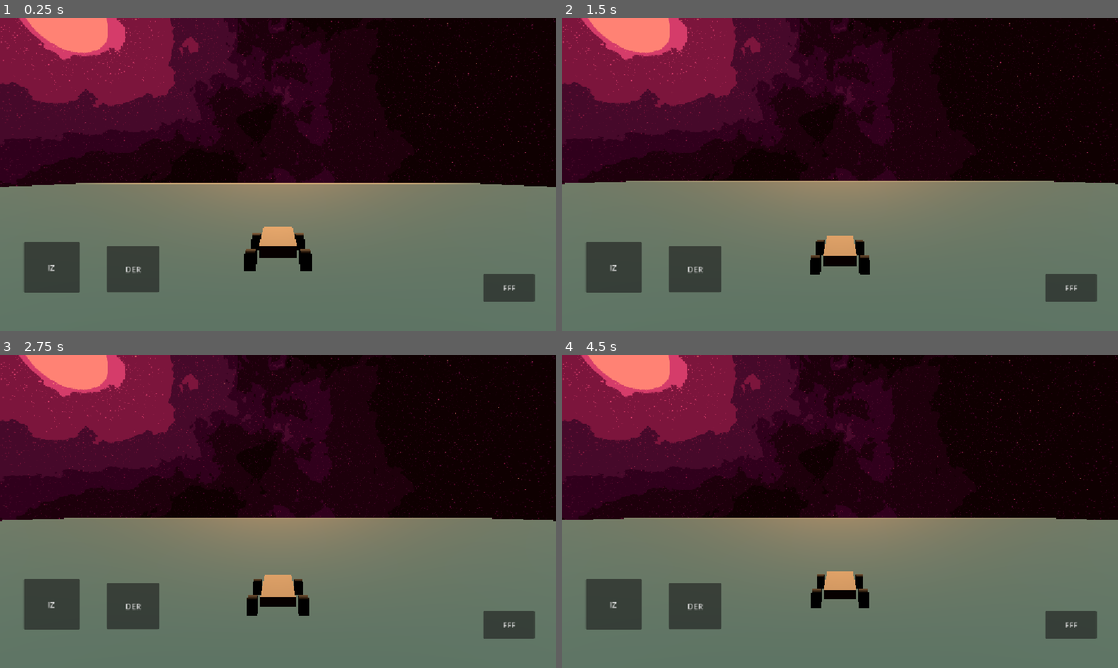
Above: before the commit, frames 1-4 (two rows, left to right).
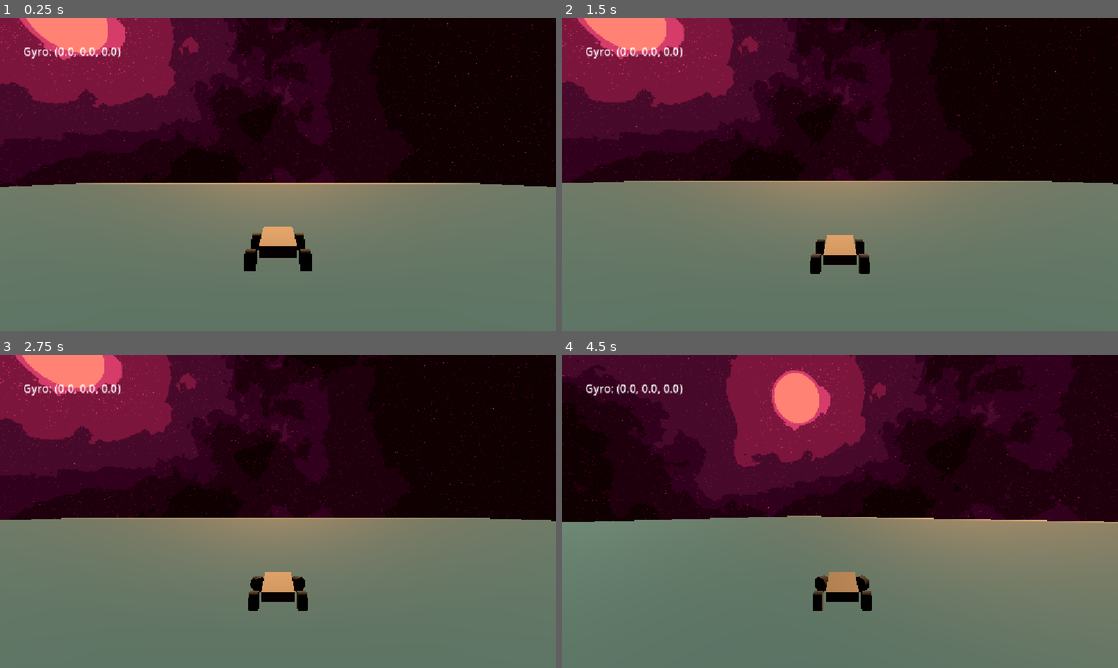
Above: after the commit, the same moments.

Repository: Pablo7776/vehicle-arena
Game: Godot game, scene res://scenes/main/main.tscn
Two runs of this game, one before a commit and one after it. Both use one fixed random seed, a clock stepped at 60 frames per second and the inputs below. The engine's default icon, where the game draws it, is replaced by a stand-in: a white triangle on a blue panel in a dark square.
Inputs:
- Up to frame 1 (0.25 s): no input
- Up to frame 2 (1.5 s): hold D (steer_right) 0.53-1.28 s; hold S (brake) from 1.28 s (still down)
- Up to frame 3 (2.75 s): release S (brake) at 2.03 s; hold D (steer_right) from 2.03 s (still down)
- Up to frame 4 (4.5 s): release D (steer_right) at 2.78 s; hold W (accelerate) 2.78-3.53 s; hold A (steer_left) from 3.53 s (still down)

The runs differ from the first frame. In frame 1, 4.0% of the frame differs, in the area x 4-97%, y 9-91%; in frame 2, 6.5%; in frame 3, 6.9%; in frame 4, 37%, in the area x 0-100%, y 0-91%.

Commit message:
FIX volante con giroscopio

Diff:
--- a/vehicle-arena/scenes/camera/camera_3d.gd
+++ b/vehicle-arena/scenes/camera/camera_3d.gd
@@ -44,16 +44,3 @@
 	global_rotation.y = yaw_base + offset_yaw
 	global_rotation.x = offset_pitch
 	global_rotation.z = 0.0
-
-	# -------------------------
-	# VOLANTE (inclinación sostenida del celular)
-	# -------------------------
-	var accel = Input.get_accelerometer()
-
-	# accel.x suele ser el eje que corresponde a "inclinar como un volante"
-	# (rotar el celular sobre su eje largo). Si tu juego usa el celu en horizontal
-	# en vez de vertical, probablemente necesites accel.z en su lugar.
-	var volante = -(accel.x / 9.8) * sensibilidad_volante
-	volante = clamp(volante, -limite_volante, limite_volante)
-
-	vehiculo.steering = volante
--- a/vehicle-arena/scenes/main/main.tscn
+++ b/vehicle-arena/scenes/main/main.tscn
@@ -53,6 +53,7 @@
 offset_bottom = 814.896
 
 [node name="Button2" type="Button" parent="CanvasLayer" unique_id=701542423]
+visible = false
 offset_left = 1002.0
 offset_top = 530.0
 offset_right = 1108.0
@@ -60,6 +61,7 @@
 text = "FFF"
 
 [node name="Button3" type="Button" parent="CanvasLayer" unique_id=100974611]
+visible = false
 offset_left = 49.0
 offset_top = 464.0
 offset_right = 165.0
@@ -67,6 +69,7 @@
 text = "IZ"
 
 [node name="Button4" type="Button" parent="CanvasLayer" unique_id=1412539236]
+visible = false
 offset_left = 221.0
 offset_top = 472.0
 offset_right = 330.0
@@ -74,11 +77,12 @@
 text = "DER"
 
 [node name="Label" type="Label" parent="CanvasLayer" unique_id=1297915195]
-offset_left = -58.0
-offset_top = -38.0
-offset_right = 1190.0
-offset_bottom = 654.0
+offset_left = 48.0
+offset_top = 53.0
+offset_right = 276.0
+offset_bottom = 166.0
 theme_override_font_sizes/font_size = 23
+text = "aaa"
 script = ExtResource("4_l3cfh")
 
 [connection signal="button_down" from="CanvasLayer/Button" to="Vehicle" method="_on_button_button_down"]
--- a/vehicle-arena/scenes/vehicle/vehicle.gd
+++ b/vehicle-arena/scenes/vehicle/vehicle.gd
@@ -1,14 +1,20 @@
 extends VehicleBody3D
 
-@export var MAX_STEER = 0.9
-@export var ENGINE_POWER = 300
+@export var MAX_STEER := 0.9
+@export var ENGINE_POWER := 9000.0
+
+@onready var vehicle_input = $VehicleInput
+
 
 func _physics_process(delta: float) -> void:
-	var input = Input.get_axis("steer_right", "steer_left")
-	steering = move_toward(steering, input * MAX_STEER, delta * 10)
+	print("steering input: ", vehicle_input.steering)
+	steering = move_toward(
+		steering,
+		vehicle_input.steering * MAX_STEER,
+		delta * 10
+	)
 
-	var throttle = Input.get_axis("brake", "accelerate")
-	engine_force = throttle * ENGINE_POWER
+	engine_force = vehicle_input.throttle * ENGINE_POWER
 
 
 func _on_button_button_down() -> void:
--- a/vehicle-arena/scenes/vehicle/vehicle.tscn
+++ b/vehicle-arena/scenes/vehicle/vehicle.tscn
@@ -1,6 +1,7 @@
 [gd_scene format=3 uid="uid://3cip8s3b1fto"]
 
 [ext_resource type="Script" uid="uid://bf0odfvfvn4lu" path="res://scenes/vehicle/vehicle.gd" id="1_1nnvc"]
+[ext_resource type="Script" uid="uid://dr8ivd8ffgqep" path="res://scenes/vehicle/vehicle_input.gd" id="2_udt0a"]
 
 [sub_resource type="BoxMesh" id="BoxMesh_f8ekr"]
 size = Vector3(2.552681, 0.7423096, 5.031929)
@@ -15,9 +16,8 @@
 albedo_color = Color(0.25565878, 0.25565878, 0.25565878, 1)
 
 [node name="Vehicle" type="VehicleBody3D" unique_id=1090642931]
-mass = 100.0
+mass = 1000.0
 script = ExtResource("1_1nnvc")
-ENGINE_POWER = 1000
 
 [node name="MeshInstance3D" type="MeshInstance3D" parent="." unique_id=1003306190]
 mesh = SubResource("BoxMesh_f8ekr")
@@ -65,3 +65,6 @@
 transform = Transform3D(-6.556708e-08, -1.5, 0, 1.5, -6.556708e-08, 0, 0, 0, 1.5, 0, 0, 0)
 mesh = SubResource("CylinderMesh_f8ekr")
 surface_material_override/0 = SubResource("StandardMaterial3D_1v42w")
+
+[node name="VehicleInput" type="Node" parent="." unique_id=1733466363]
+script = ExtResource("2_udt0a")
--- /dev/null
+++ b/vehicle-arena/scenes/vehicle/vehicle_input.gd
@@ -0,0 +1,25 @@
+extends Node
+
+@export var sensibilidad_volante := 1.0
+@export var limite_volante := 0.6
+
+var steering := 0.0
+var throttle := 0.0
+var brake := 0.0
+
+func _physics_process(_delta):
+	var volante_tilt := 0.0
+
+	if OS.has_feature("mobile"):
+		var accel = Input.get_accelerometer()
+		# accel.x suele ser el eje de "inclinar como un volante"
+		# (rotar el celular sobre su eje largo). Si usás el celu en horizontal
+		# en vez de vertical, probablemente necesites accel.z en su lugar.
+		volante_tilt = -(accel.x / 9.8) * sensibilidad_volante
+		volante_tilt = clamp(volante_tilt, -limite_volante, limite_volante)
+
+	var volante_botones = Input.get_axis("steer_right", "steer_left")
+
+	steering = clamp(volante_tilt + volante_botones, -1.0, 1.0)
+	throttle = Input.get_action_strength("accelerate")
+	brake = Input.get_action_strength("brake")
Not shown, added: vehicle-arena/scenes/vehicle/vehicle_input.gd.uid
Not shown, changed: vehicle-arena/docs/tutoriales.md
